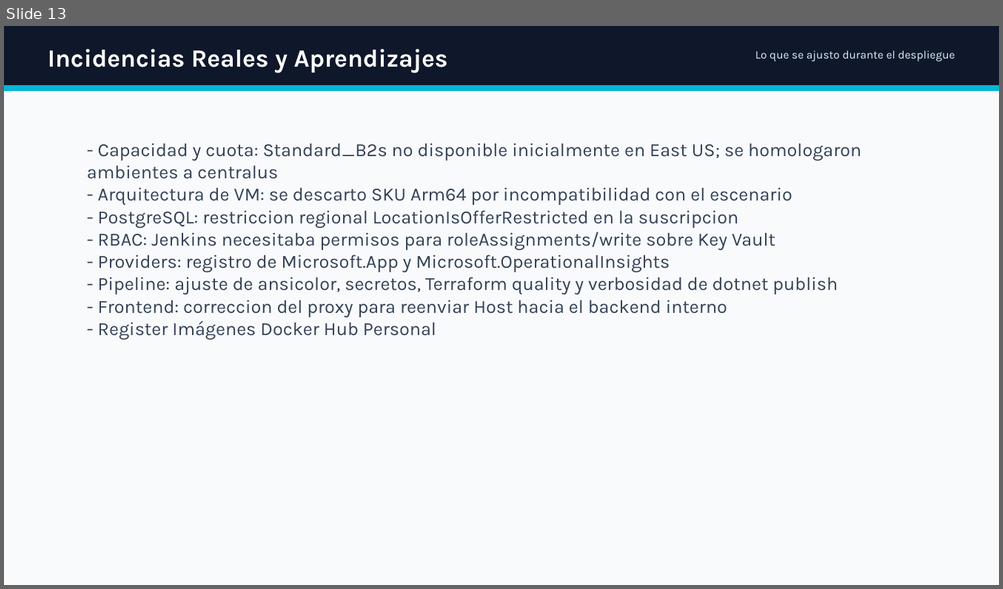
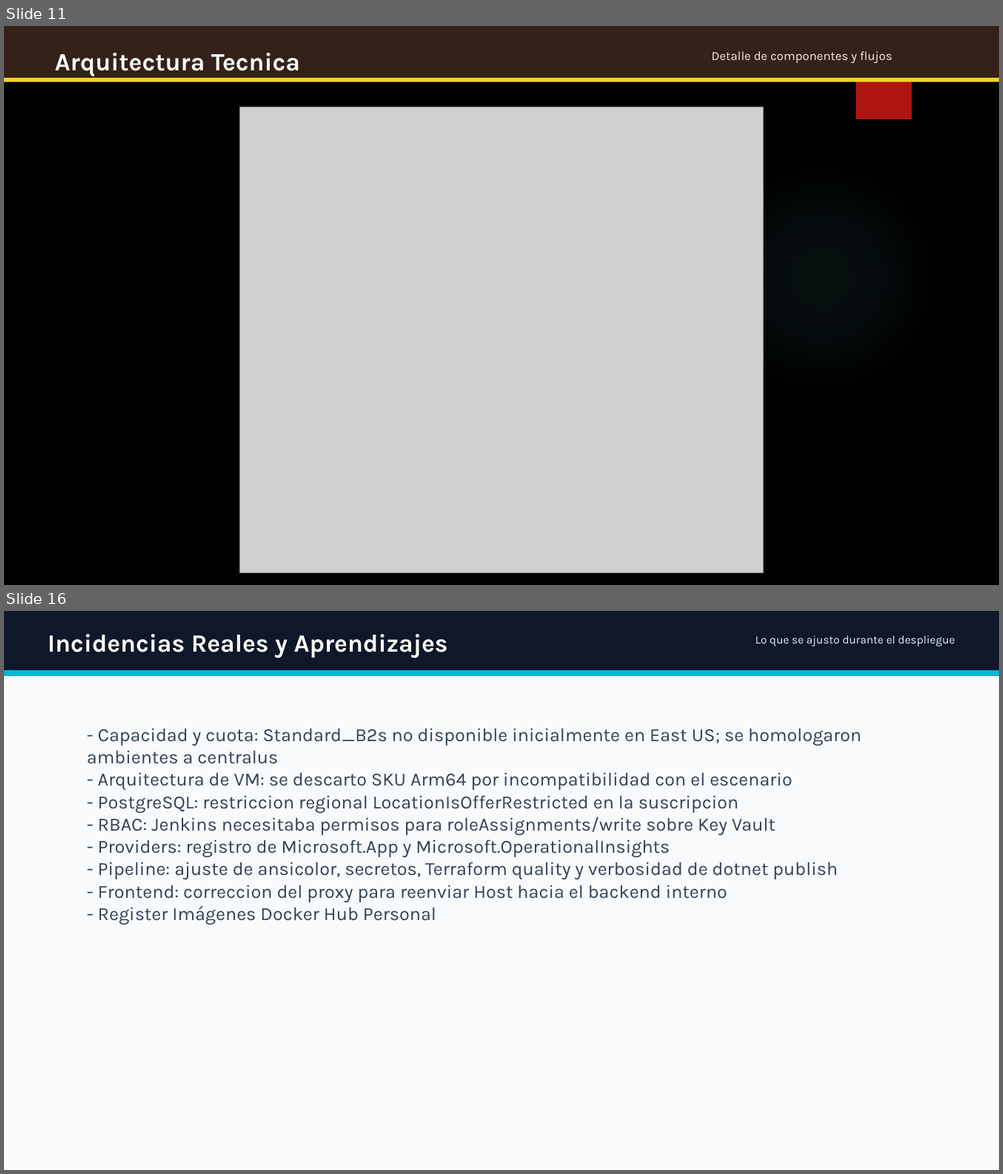
Before and after one commit to ti-devops-diplomado/ti-garantias, a slide deck: docs/Presentacion_Ti_Garantias_DevOps_final_con_gestion_trabajo_github.pptx. Shown one above the other, each under a label of ours: slide 13 before the commit, slides 11 and 16 after it; the slides between them are not shown. The pictures are 1003x589 and 1003x1174 pixels, drawn with LibreOffice and Linux fonts; fonts in the diff are those of the drawing; grey boxes stand for pictures; background and template pictures are left out. Boxes give left, top, right and bottom in pixels: in the first picture for what was removed or moved away, otherwise in the second. Text is boxed around its words. In the diff, an @@ line names an element or a change of style, - is before the commit and + after.

```diff
--- a/docs/Presentacion_Ti_Garantias_DevOps_final_con_gestion_trabajo_github.pptx
+++ b/docs/Presentacion_Ti_Garantias_DevOps_final_con_gestion_trabajo_github.pptx
@@ slide 11 added at <box>4,26,999,585</box>, background picture (left out); not listed: 1 template element that a slide beside it also shows @@
@@ rectangle added at <box>4,26,999,78</box>, fill #33211A @@
@@ text added at <box>55,53,300,76</box>, 24 pt, text #FFFFFF, bold @@
+Arquitectura Tecnica
@@ text added at <box>711,51,892,63</box>, 12 pt, text #F7EEE7 @@
+Detalle de componentes y flujos
@@ rectangle added at <box>4,78,999,82</box>, fill #F2D329 @@
@@ picture added at <box>240,107,763,573</box> @@
@@ ellipse added at <box>706,163,936,392</box>, fill gradient #50B9C1 @@
@@ what was slide 13 is now slide 16 @@
```
Also in this commit, not shown: 3 slides changed, 8 other slides added, 6 slides removed, 5 other files.
